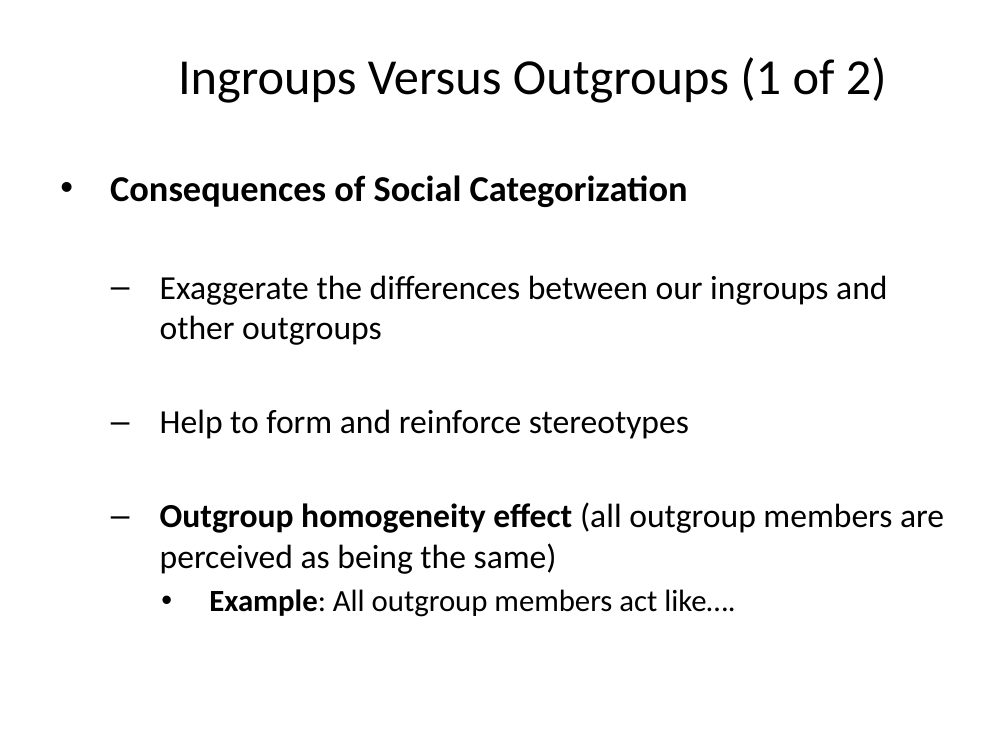
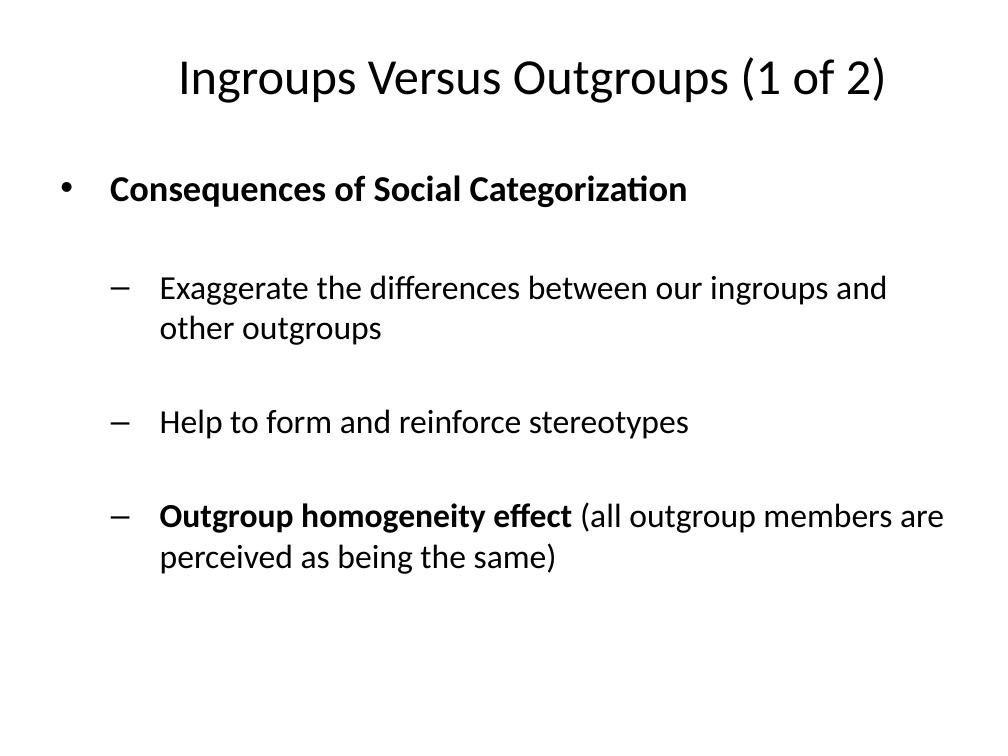
Before and after one commit to npm27/Teaching-Materials, a slide deck: slide 27 of Social Psych/Slides/6 Prejudice and Stereotypes.pptx. Drawn at 1008x756 pixels with LibreOffice and Linux fonts; fonts in the diff are those of the drawing. Boxes give left, top, right and bottom in pixels: in the first picture for what was removed or moved away, otherwise in the second. Text is boxed around its words. In the diff, an @@ line names an element or a change of style, - is before the commit and + after.

```diff
--- a/Social Psych/Slides/6 Prejudice and Stereotypes.pptx
+++ b/Social Psych/Slides/6 Prejudice and Stereotypes.pptx
@@ text at [209, 589, 735, 617]: paragraph removed @@
-    • Example: All outgroup members act like….
```
Also in this commit, not shown: 1 other slide changed.
